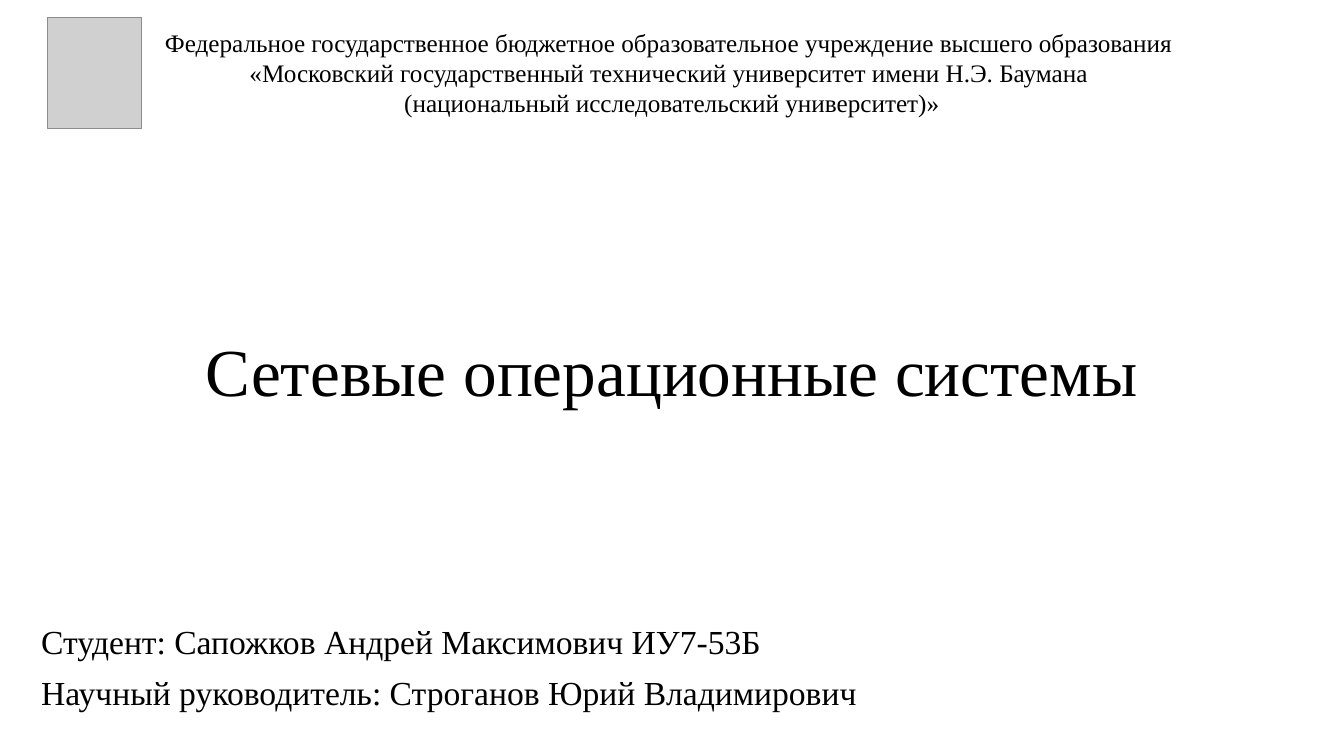
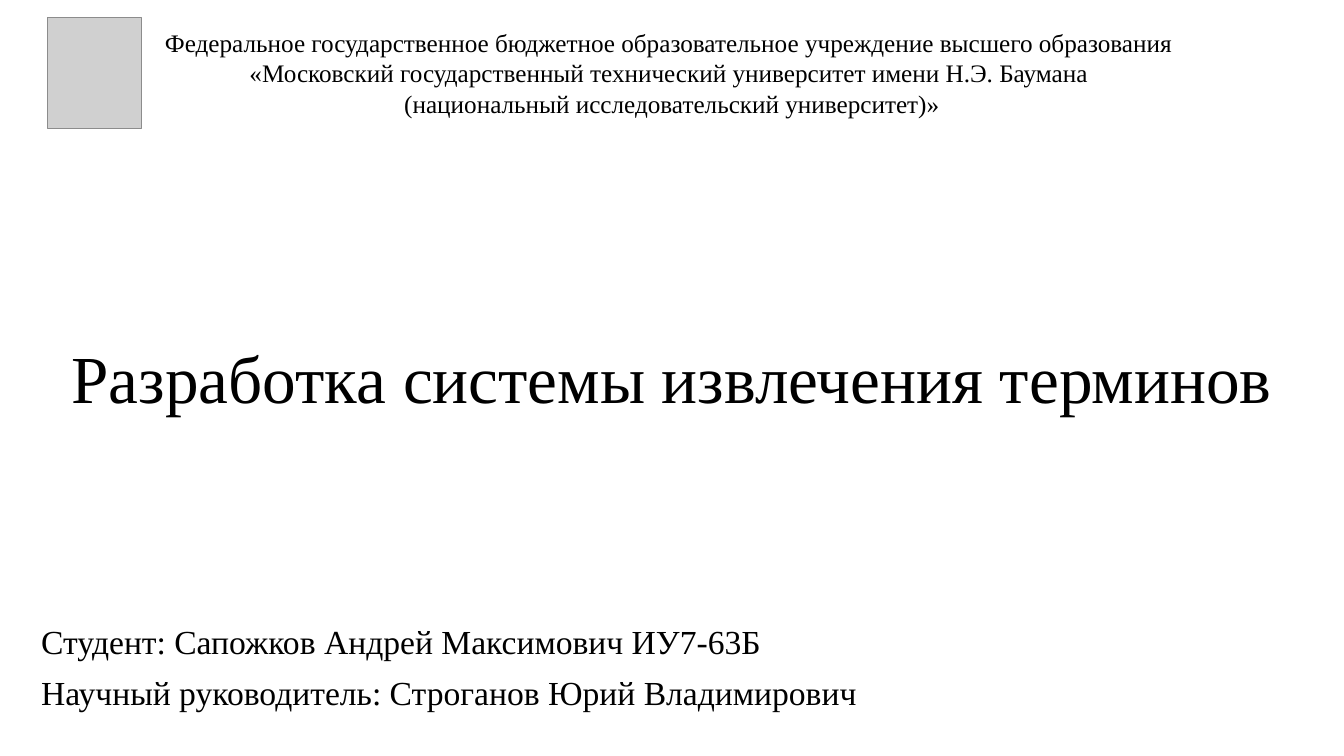
Before and after one commit to Inspirate789/Thermy-backend, a slide deck: slide 1 of docs/presentation/databases/presentation.pptx. Drawn at 1344x756 pixels with LibreOffice and Linux fonts; fonts in the diff are those of the drawing; grey boxes stand for pictures. Boxes give left, top, right and bottom in pixels: in the first picture for what was removed or moved away, otherwise in the second. Text is boxed around its words. In the diff, an @@ line names an element or a change of style, - is before the commit and + after.

```diff
--- a/docs/presentation/databases/presentation.pptx
+++ b/docs/presentation/databases/presentation.pptx
@@ title at <box>72,355,1271,416</box>: text changed @@
-Сетевые операционные системы
+Разработка системы извлечения терминов
@@ subtitle at <box>41,631,761,661</box>: text changed @@
-Студент: Сапожков Андрей Максимович ИУ7-53Б
+Студент: Сапожков Андрей Максимович ИУ7-63Б
```
Also in this commit, not shown: 12 slides added, 8 slides removed, 4 other files.
